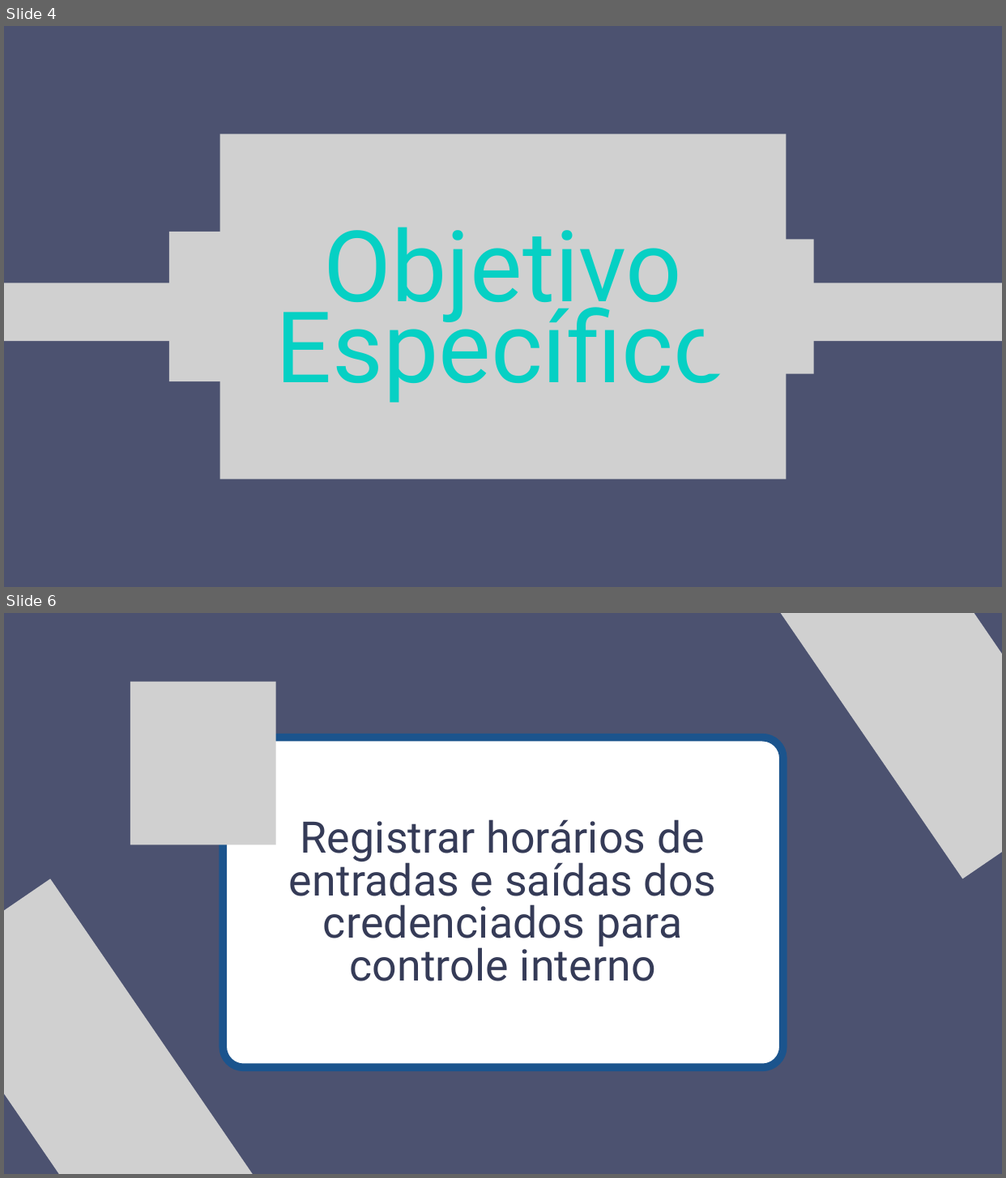
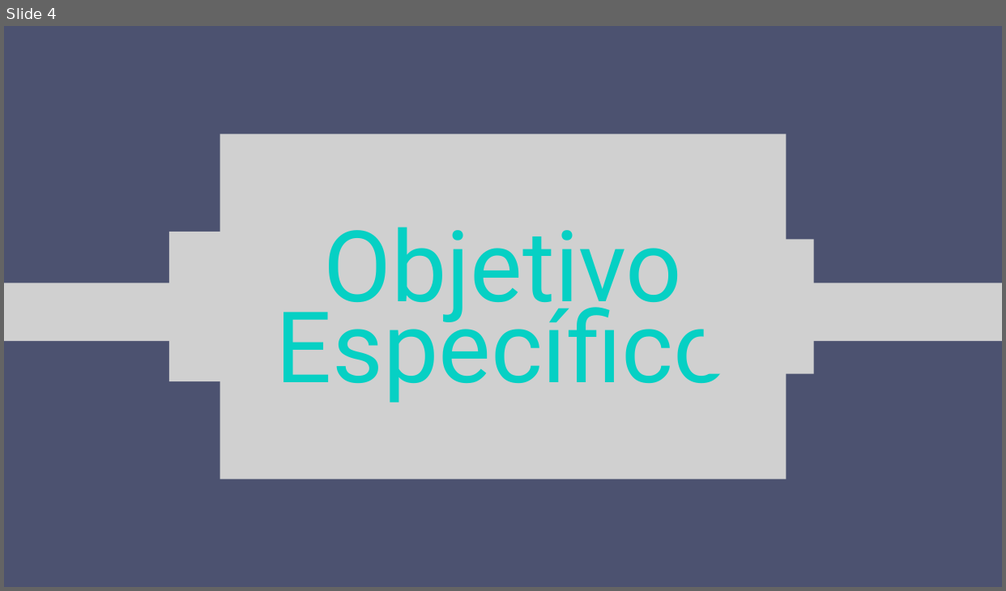
Before and after one commit to PauloPrates-20/tcc-ds-2a-gb-n-2024, a slide deck: documentos/pitch-tcc-ds-2a-gb.pptx. Shown one above the other, each under a label of ours: slides 4 and 6 before the commit, slide 4 after it; the slides between them are not shown. The pictures are 1006x1178 and 1006x591 pixels, drawn with LibreOffice and Linux fonts; fonts in the diff are those of the drawing; grey boxes stand for pictures. Boxes give left, top, right and bottom in pixels: in the first picture for what was removed or moved away, otherwise in the second. Text is boxed around its words. In the diff, an @@ line names an element or a change of style, - is before the commit and + after.

```diff
--- a/documentos/pitch-tcc-ds-2a-gb.pptx
+++ b/documentos/pitch-tcc-ds-2a-gb.pptx
@@ slide 6 removed at (4, 613, 1002, 1174), background #4C5270 @@
@@ picture removed at (737, 613, 1002, 879) @@
@@ picture removed at (130, 681, 276, 845) @@
@@ freeform shape removed at (223, 737, 783, 1067) @@
@@ text removed at (289, 820, 716, 982) @@
-Registrar horários de entradas e saídas dos credenciados para controle interno
@@ picture removed at (4, 879, 276, 1174) @@
```
Also in this commit, not shown: 3 slides changed, 5 slides added, 1 other slide removed.
